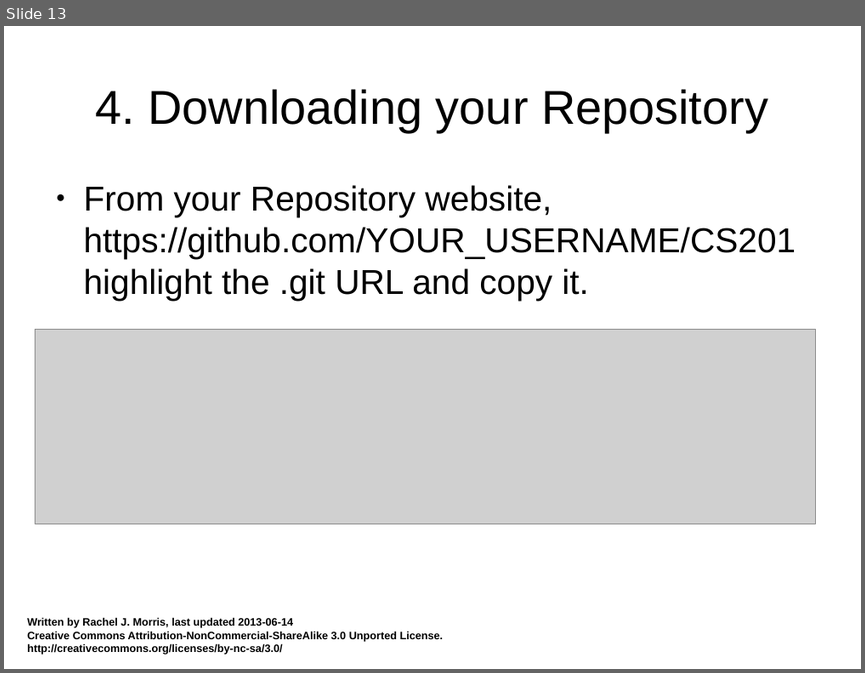
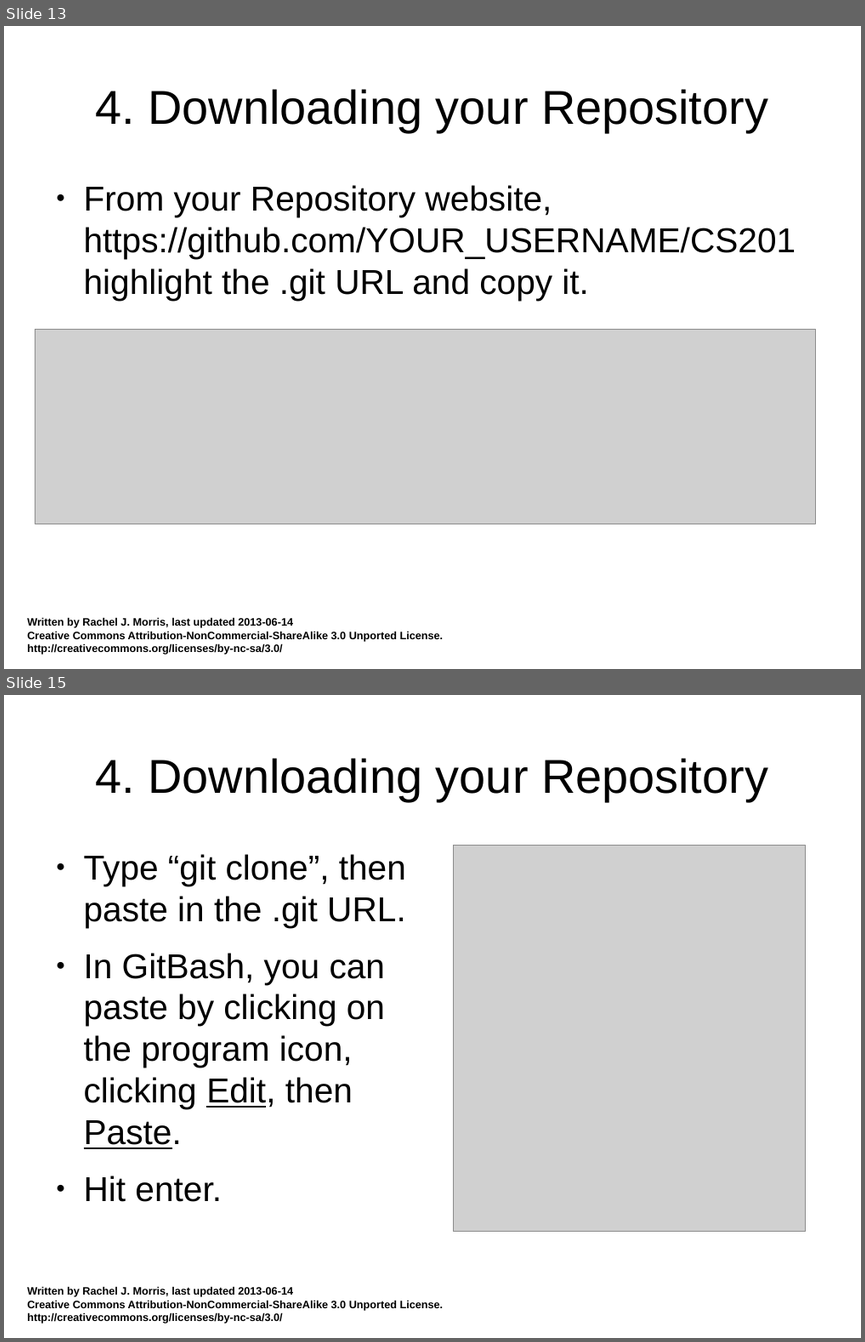
Before and after one commit to mactwist555/CPP-Course, a slide deck: Extra/How to use Git - GitBash.odp. Shown one above the other, each under a label of ours: slide 13 before the commit, slides 13 and 15 after it; the slides between them are not shown. The pictures are 865x673 and 865x1342 pixels, drawn with LibreOffice and Linux fonts; fonts in the diff are those of the drawing; grey boxes stand for pictures. Boxes give left, top, right and bottom in pixels: in the first picture for what was removed or moved away, otherwise in the second. Text is boxed around its words. In the diff, an @@ line names an element or a change of style, - is before the commit and + after.

Commit message:
Added instructions for using Git Bash / CLI
I'm not much of a CLI person, but I always prefer source control from
command line. :B

```diff
--- a/Extra/How to use Git - GitBash.odp
+++ b/Extra/How to use Git - GitBash.odp
@@ slide 15 added at bbox=[4, 695, 861, 1338], background #FFFFFF; not listed: 1 template element that a slide beside it also shows @@
@@ title added at bbox=[96, 758, 768, 801], 44 pt, text #000000 @@
+4. Downloading your Repository
@@ picture added at bbox=[454, 845, 806, 1231] @@
@@ text added at bbox=[84, 854, 406, 1202], 32 pt, text #000000 @@
+● Type “git clone”, then paste in the .git URL.
+● In GitBash, you can paste by clicking on the program icon, clicking Edit, then Paste.
+● Hit enter.
```
Also in this commit, not shown: 9 slides changed, 5 other slides added, 6 slides removed.
